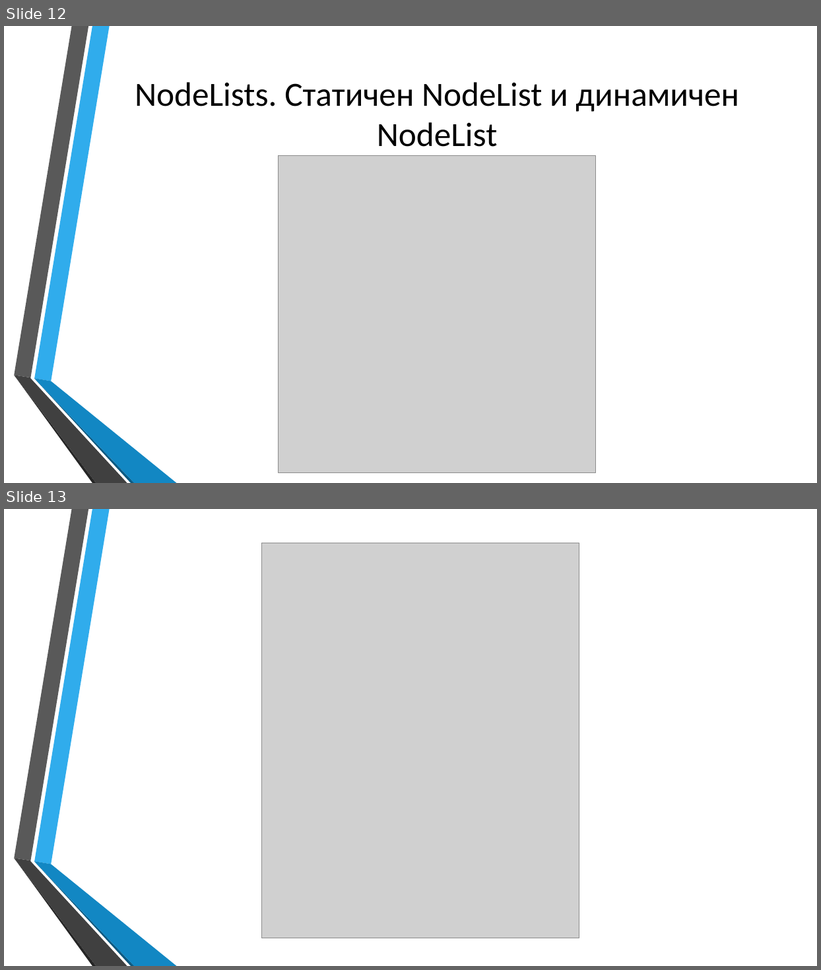
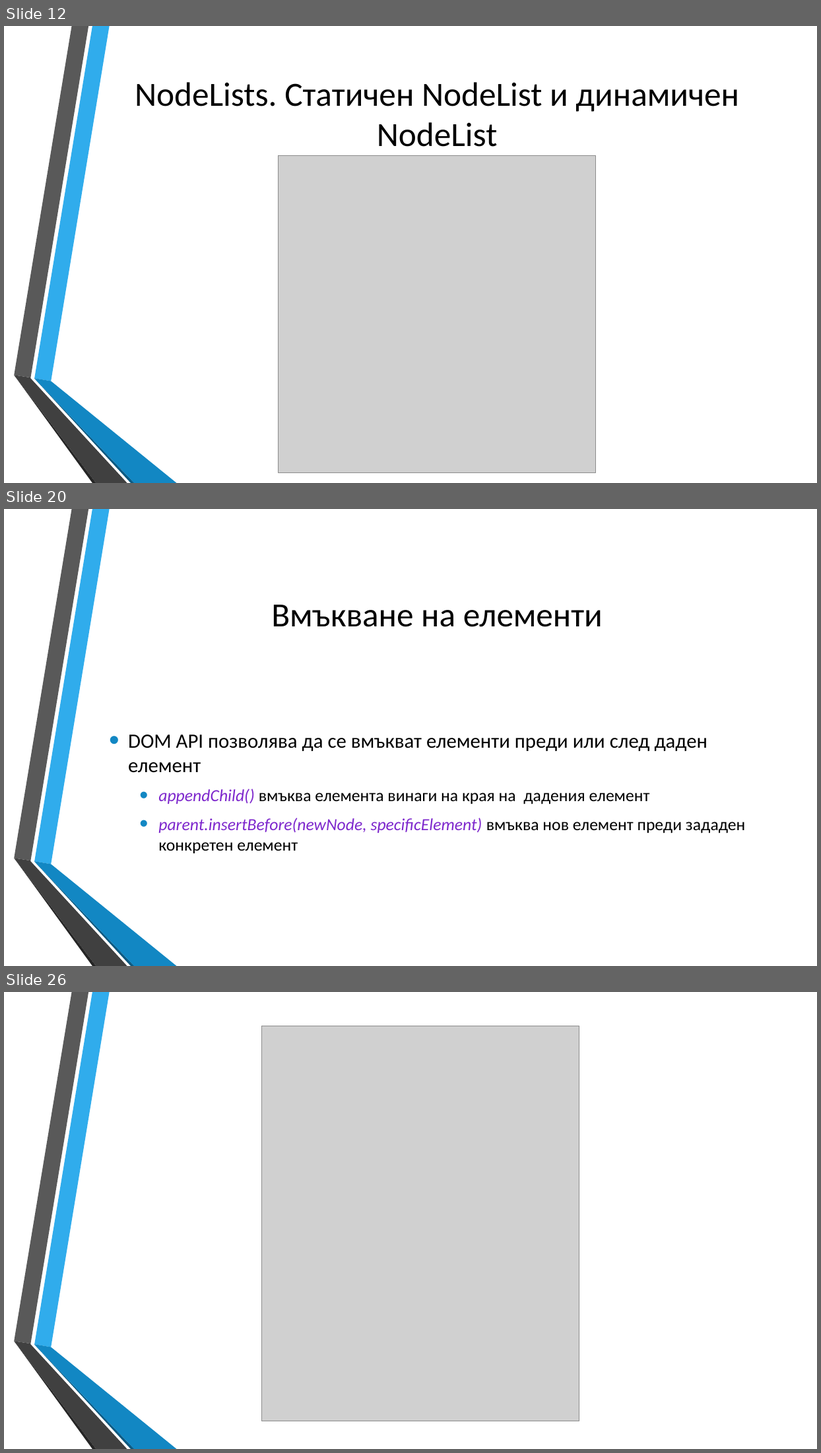
Before and after one commit to dnmitev/IT-Academy, a slide deck: JS Fundamentals/9.DOM&CSS/DOM&CSS.pptx. Shown one above the other, each under a label of ours: slides 12 and 13 before the commit, slides 12, 20 and 26 after it; the slides between them are not shown. The pictures are 821x970 and 821x1453 pixels, drawn with LibreOffice and Linux fonts; fonts in the diff are those of the drawing; grey boxes stand for pictures; background and template pictures are left out. Boxes give left, top, right and bottom in pixels: in the first picture for what was removed or moved away, otherwise in the second. Text is boxed around its words. In the diff, an @@ line names an element or a change of style, - is before the commit and + after.

```diff
--- a/JS Fundamentals/9.DOM&CSS/DOM&CSS.pptx
+++ b/JS Fundamentals/9.DOM&CSS/DOM&CSS.pptx
@@ slide 20 added at (x1=4, y1=509, x2=817, y2=966), background picture (left out); not listed: 6 template elements that a slide beside it also shows @@
@@ title added at (x1=271, y1=605, x2=603, y2=627), 40 pt, text #000000 @@
+Вмъкване на елементи
@@ text added at (x1=128, y1=735, x2=745, y2=854), 20 pt, text #000000 @@
+• DOM API позволява да се вмъкват елементи преди или след даден елемент
+  • appendChild() вмъква елемента винаги на края на дадения елемент
+  • parent.insertBefore(newNode, specificElement) вмъква нов елемент преди зададен конкретен елемент
@@ what was slide 13 is now slide 26 @@
```
Also in this commit, not shown: 1 slide changed, 12 other slides added, 9 other files.
